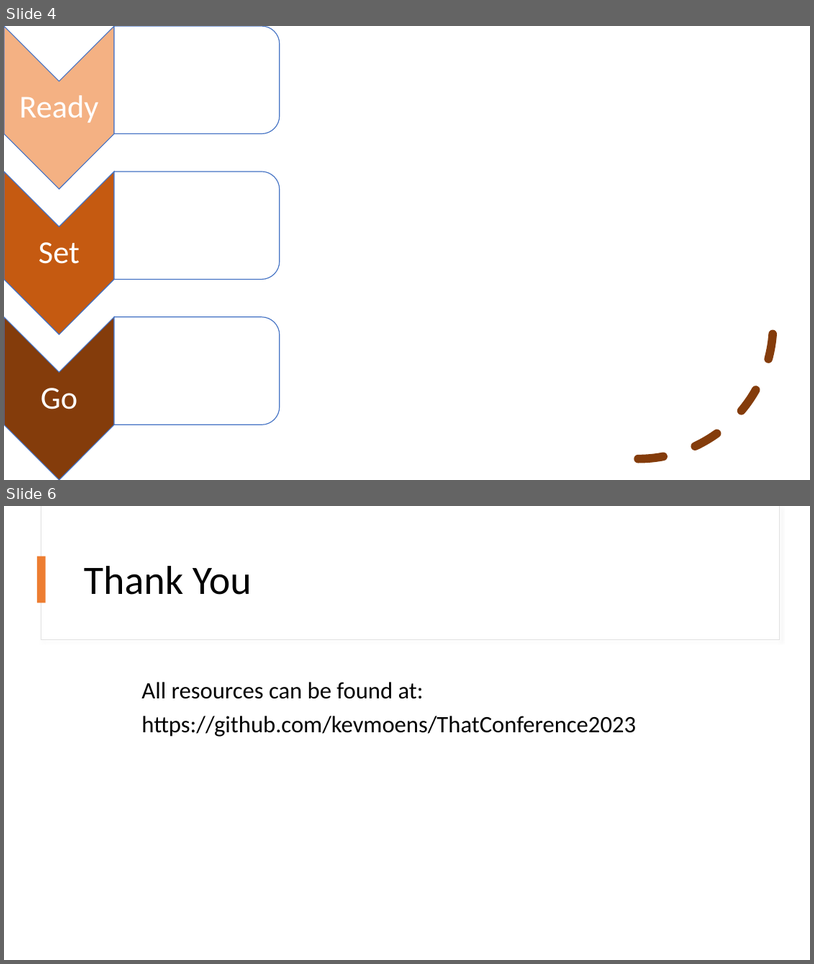
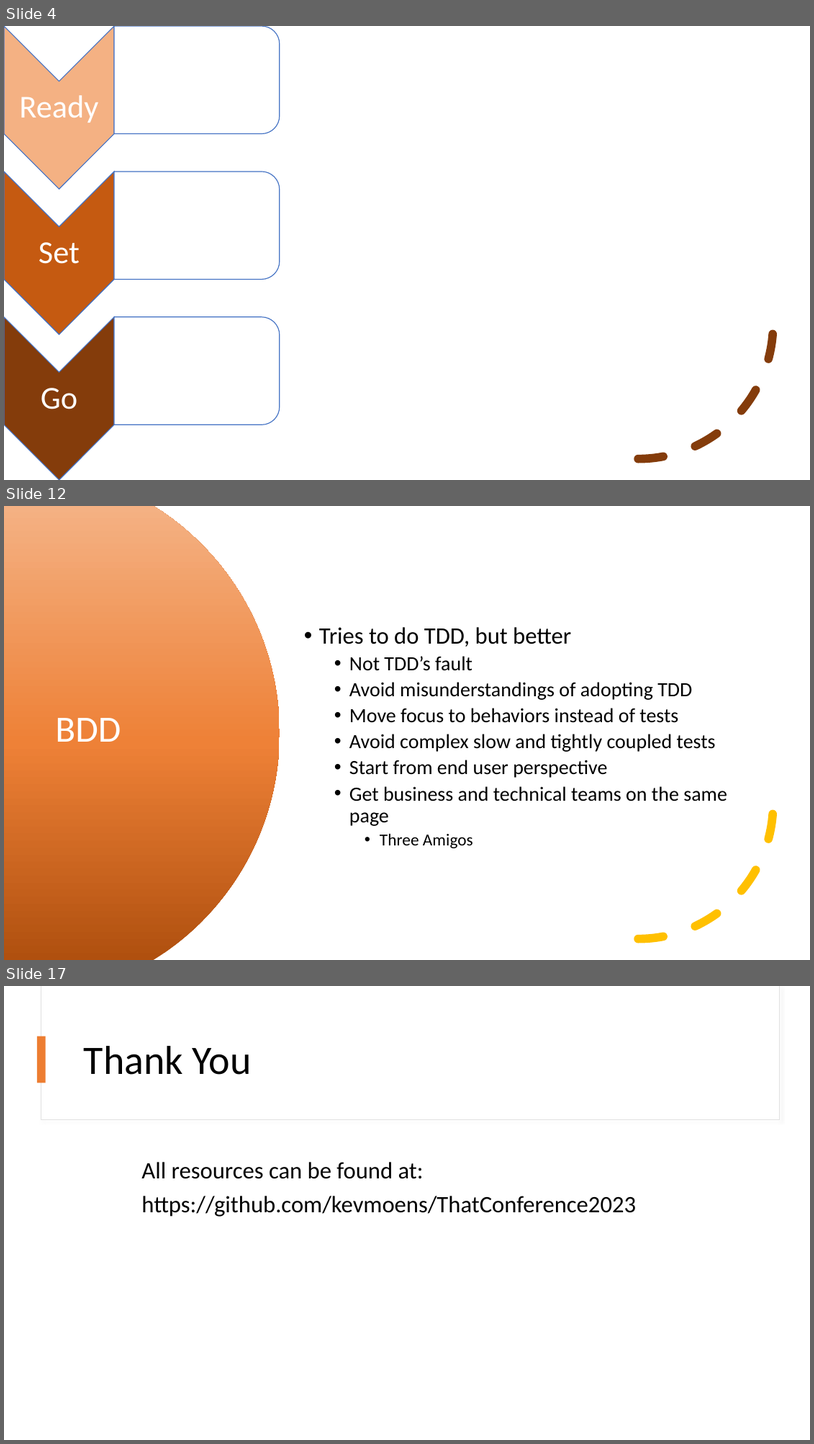
Before and after one commit to kevmoens/ThatConference2023, a slide deck: ThatConference2023.pptx. Shown one above the other, each under a label of ours: slides 4 and 6 before the commit, slides 4, 12 and 17 after it; the slides between them are not shown. The pictures are 814x964 and 814x1444 pixels, drawn with LibreOffice and Linux fonts; fonts in the diff are those of the drawing. Boxes give left, top, right and bottom in pixels: in the first picture for what was removed or moved away, otherwise in the second. Text is boxed around its words. In the diff, an @@ line names an element or a change of style, - is before the commit and + after.

```diff
--- a/ThatConference2023.pptx
+++ b/ThatConference2023.pptx
@@ slide 12 added at (4,506,810,960), background #FFFFFF @@
@@ freeform shape added at (4,506,280,960), fill gradient #B0500F to #EE8137 to #F4B183 @@
@@ text added at (319,627,728,848), 24 pt, text #000000 @@
+• Tries to do TDD, but better
+  • Not TDD’s fault
+  • Avoid misunderstandings of adopting TDD
+  • Move focus to behaviors instead of tests
+  • Avoid complex slow and tightly coupled tests
+  • Start from end user perspective
+  • Get business and technical teams on the same page
+    • Three Amigos
@@ arc (boxed as its full ellipse) added at (504,669,774,939), outline #FFC000 10 pt dashed @@
@@ title added at (55,718,121,741), 44 pt, text #FFFFFF @@
+BDD
@@ what was slide 6 is now slide 17 @@
```
Also in this commit, not shown: 11 other slides added, 1 slide removed, 2 other files.
